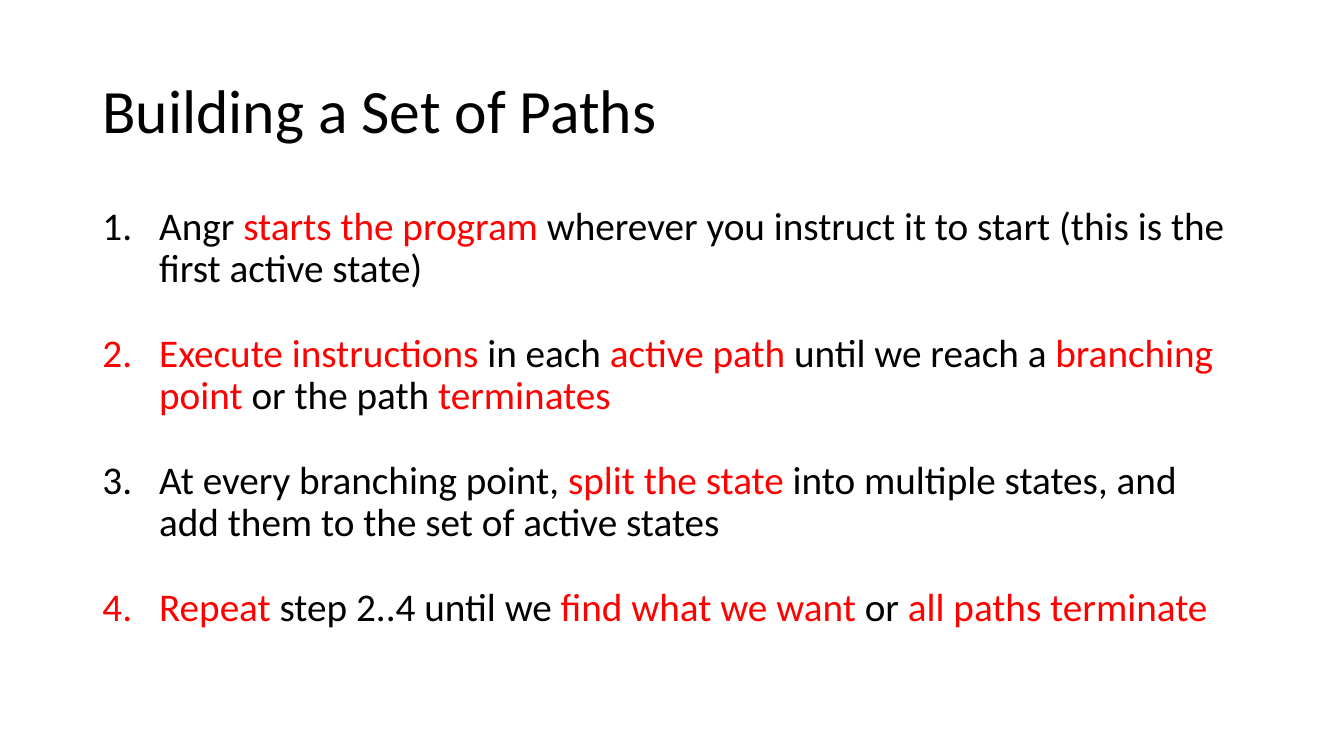
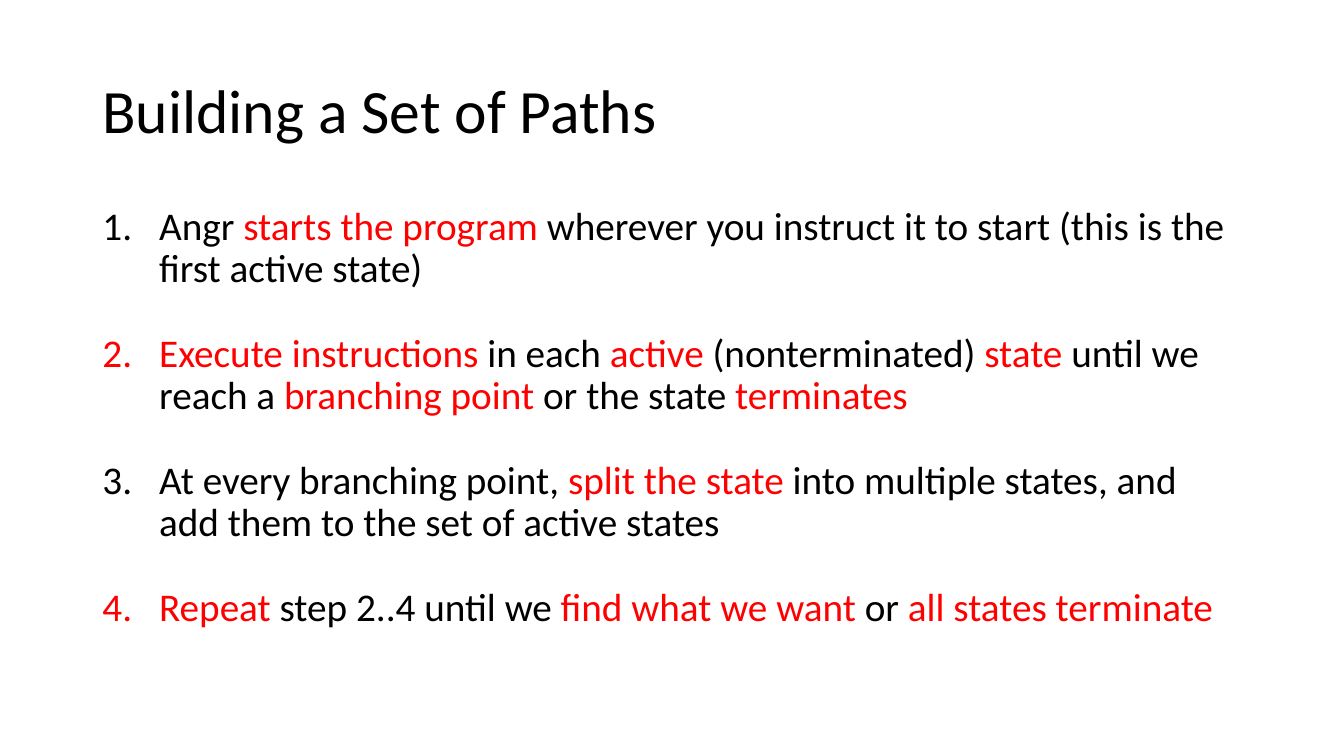
Before and after one commit to jakespringer/angr_ctf, a slide deck: slide 27 of SymbolicExecution.pptx. Drawn at 1344x756 pixels with LibreOffice and Linux fonts; fonts in the diff are those of the drawing. Boxes give left, top, right and bottom in pixels: in the first picture for what was removed or moved away, otherwise in the second. Text is boxed around its words. In the diff, an @@ line names an element or a change of style, - is before the commit and + after.

```diff
--- a/SymbolicExecution.pptx
+++ b/SymbolicExecution.pptx
@@ text at [159, 338, 1199, 416]: text changed @@
-2. Execute instructions in each active path until we reach a branching point or the path terminates
+2. Execute instructions in each active (nonterminated) state until we reach a branching point or the state terminates
@@ text at [159, 593, 1213, 628]: text changed @@
-4. Repeat step 2..4 until we find what we want or all paths terminate
+4. Repeat step 2..4 until we find what we want or all states terminate
```
Also in this commit, not shown: 2 other slides changed.
